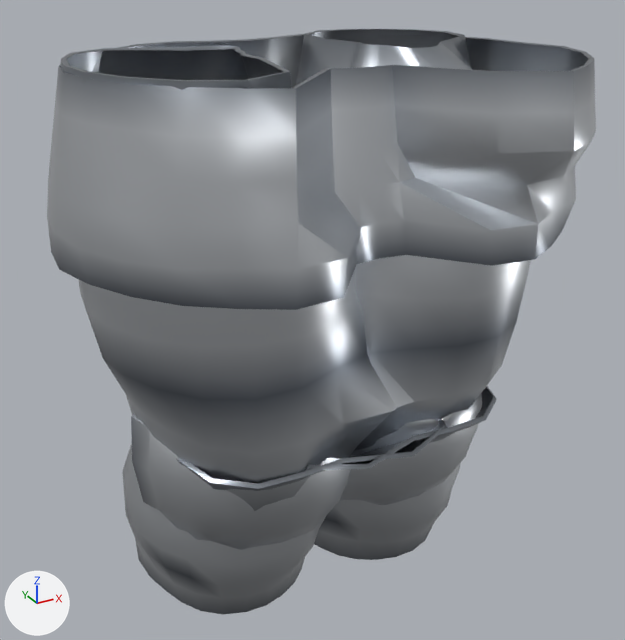
What one commit did to the glTF model assets_src/armor/kargan_1/heavy_a_legs.glb.
Camera for both pictures: a camera (50 mm lens) standing at (-0.52, -0.968, 1.164) and looking at (-0.002, -0.027, 0.694). The lights are fixed; the arrows at lower left show +X, +Y and +Z. The older version comes first. Vertices at exactly the same position are counted once.

Names of what the first picture shows: 'heavy_a_legs'.
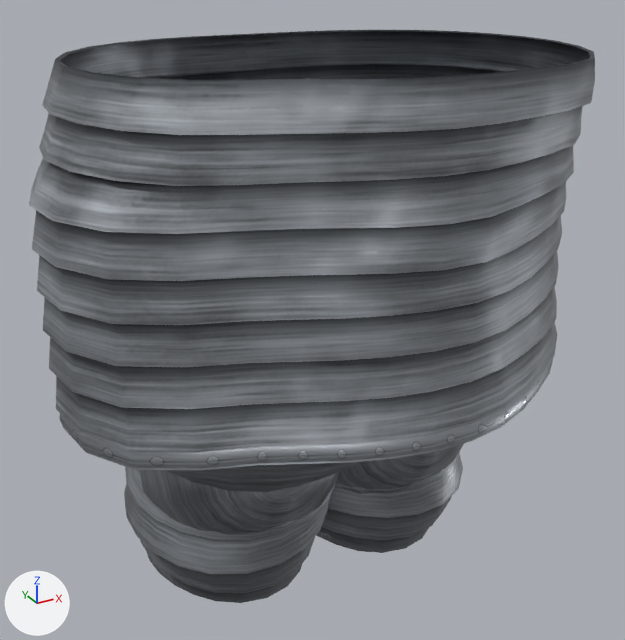
The change, as a list of edits to the scene's bpy script:
```text
Add mat_trim:
    mat_trim = bpy.data.materials.new('trim')
    # uses the picture img_trim_c_png
    # uses the picture img_trim_n_png
    # uses the picture img_trim_orm_png
Add mat_steel:
    mat_steel = bpy.data.materials.new('steel')
    # uses the picture img_steel_c_png
    # uses the picture img_steel_n_png
    # uses the picture img_steel_orm_png
Add mat_iron:
    mat_iron = bpy.data.materials.new('iron')
    mat_iron.use_nodes = True; mat_iron.node_tree.nodes.clear()
    _N = mat_iron.node_tree.nodes; _L = mat_iron.node_tree.links
    n0 = _N.new('ShaderNodeBsdfPrincipled'); n0.name = 'Principled BSDF'
    n0.inputs[1].default_value = 1.0  # 'Metallic'
    n0.inputs[2].default_value = 0.48  # 'Roughness'
    n1 = _N.new('ShaderNodeOutputMaterial'); n1.name = 'Material Output'
    n2 = _N.new('ShaderNodeVertexColor'); n2.name = 'Color Attribute'
    _L.new(n0.outputs[0], n1.inputs[0])  # 'BSDF' to 'Surface'
    _L.new(n2.outputs[0], n0.inputs[0])  # 'Color' to 'Base Color'
Change me_heavy_a_legs:
    remove me_heavy_a_legs.from_pydata(...)  # 1374 vertices, 2472 faces; spans x -0.33..0.338, y -0.294..0.211, z 0.296..1.046
    remove me_heavy_a_legs.materials.append(mat_metal)
    add me_heavy_a_legs.from_pydata(...)  # 2612 vertices, 4844 faces; spans x -0.355..0.354, y -0.306..0.227, z 0.318..1.045
    me_heavy_a_legs part 1: the loose piece of 256 vertices spanning x -0.33..0.338, y -0.294..0.211, z 0.83..1.04 is rebuilt with 960 vertices and now spans x -0.355..0.354, y -0.306..0.227, z 0.636..1.045, in mat_steel
    me_heavy_a_legs part 2: the loose piece of 220 vertices spanning x -0.266..0.127, y -0.223..0.176, z 0.296..0.603 is rebuilt with 462 vertices and now spans x -0.294..0.117, y -0.241..0.182, z 0.319..0.687, in mat_steel
    me_heavy_a_legs part 3: the loose piece of 220 vertices spanning x -0.123..0.267, y -0.22..0.176, z 0.296..0.603 is rebuilt with 462 vertices and now spans x -0.068..0.277, y -0.212..0.183, z 0.319..0.686, in mat_steel
    me_heavy_a_legs part 4: the loose piece of 97 vertices spanning x -0.052..0.264, y -0.181..0.019, z 0.409..0.643 is rebuilt with 141 vertices and now spans x -0.043..0.258, y -0.165..0.019, z 0.417..0.637, in mat_steel
    me_heavy_a_legs part 5: the loose piece of 97 vertices spanning x -0.264..0.052, y -0.18..0.019, z 0.409..0.642 is rebuilt with 141 vertices and now spans x -0.256..0.043, y -0.164..0.019, z 0.438..0.636, in mat_steel
    me_heavy_a_legs part 6: a new loose piece of 160 vertices spanning x -0.352..0.348, y -0.306..0.208, z 0.637..0.658, in mat_trim
    me_heavy_a_legs part 7: a new loose piece of 130 vertices spanning x -0.007..0.24, y -0.1..0.155, z 0.318..0.352, in mat_trim
    me_heavy_a_legs part 8: a new loose piece of 130 vertices spanning x -0.237..0.01, y -0.097..0.155, z 0.318..0.352, in mat_trim
    me_heavy_a_legs part 9: 484 vertices removed from x -0.308..0.311, y -0.222..0.169, z 0.495..1.046
    other edits to the shape of me_heavy_a_legs do not show in these pictures
    add me_heavy_a_legs.materials.append(mat_iron)
    add me_heavy_a_legs.materials.append(mat_steel)
    add me_heavy_a_legs.materials.append(mat_trim)
```

Where the change shows, as pixel boxes (x1, y1, x2, y2) in the pictures (625 x 640 px):
'heavy_a_legs', reshaped: before (47, 29, 596, 614); after (29, 30, 595, 603)
part 1 of me_heavy_a_legs, rebuilt (59% taller): before (47, 34, 596, 310); after (29, 30, 595, 470)
part 2 of me_heavy_a_legs, rebuilt: before (122, 419, 447, 614); after (124, 461, 363, 603)
part 3 of me_heavy_a_legs, rebuilt: before (306, 386, 497, 560); after (316, 451, 463, 553)
part 4 of me_heavy_a_legs, rebuilt: before (340, 394, 482, 506); after (334, 444, 464, 494)
part 5 of me_heavy_a_legs, rebuilt: before (131, 414, 351, 550); after (140, 470, 339, 535)
part 6 of me_heavy_a_legs, added: after (60, 356, 554, 468)
part 7 of me_heavy_a_legs, added (mostly hidden): after (318, 531, 332, 539)
part 8 of me_heavy_a_legs, added (mostly hidden): after (147, 553, 186, 588)
part 9 of me_heavy_a_legs, deleted: before (61, 29, 531, 511)
